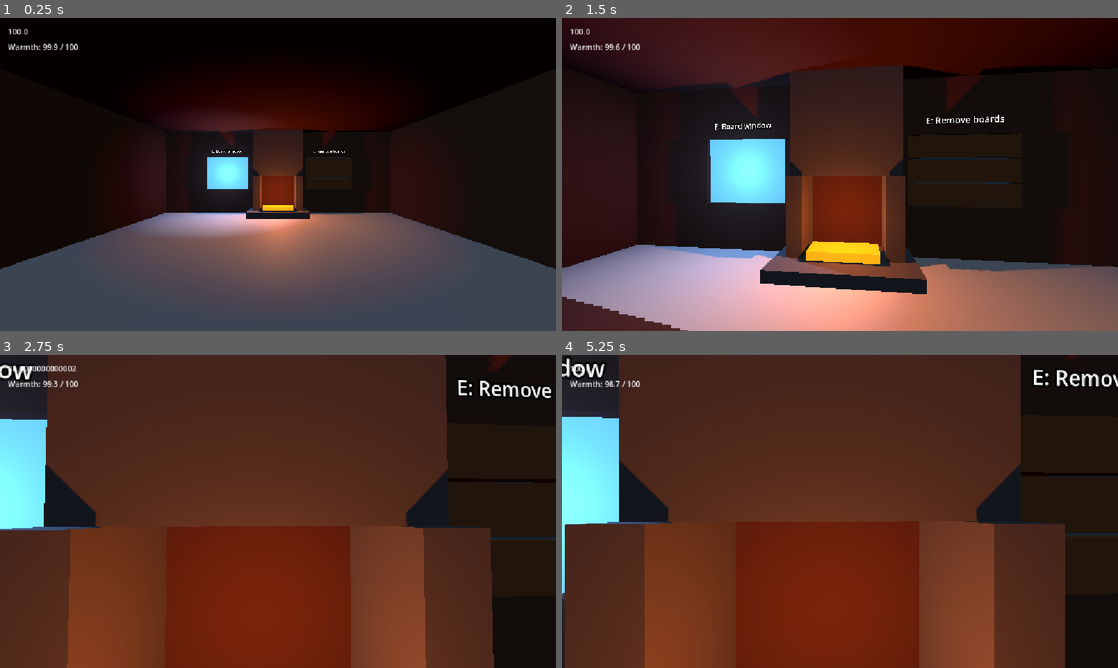
Above: before the commit, frames 1-4 (two rows, left to right).
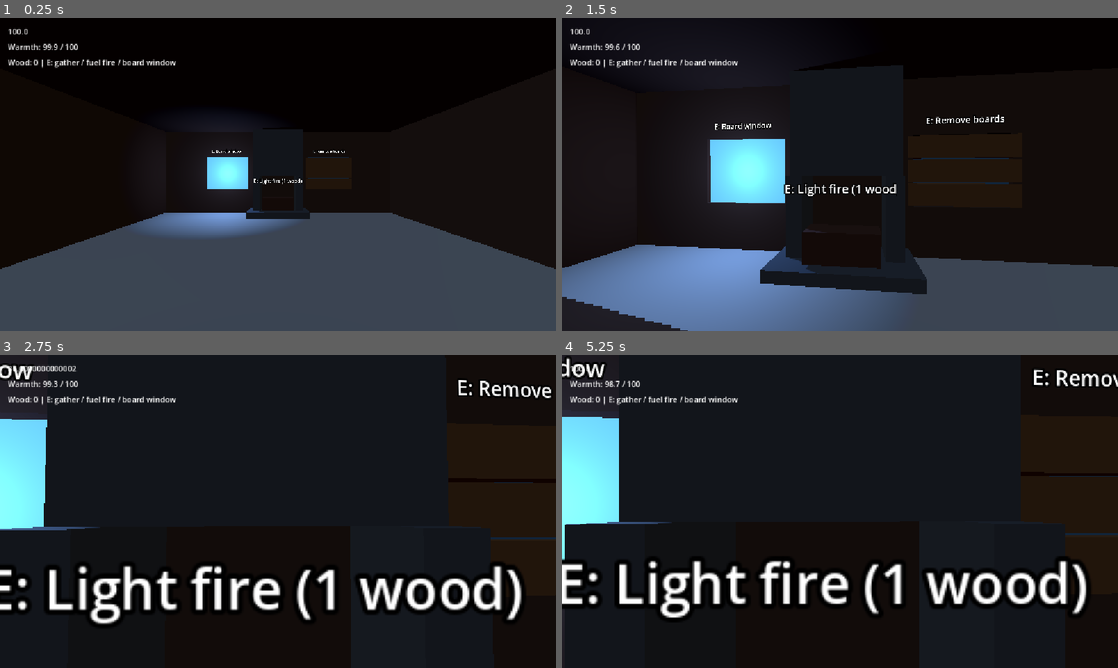
Above: after the commit, the same moments.

Repository: EarthDeparture/brave_and_cold
Game: Godot game, scene res://scenes/main.tscn
The game is run twice, just before and just after one commit, with the same random seed, the same clock (stepped at 60 frames per second) and the same inputs.
Inputs (mouse positions are in pixels of both pictures, inside the frame that each line leads up to):
- Up to frame 1 (0.25 s): no input
- Up to frame 2 (1.5 s): tap Enter at 0.5 s; move the mouse to (867, 174) at 0.52 s; hold E (interact) 0.53-1.28 s; hold W (move_up) from 0.53 s (still down); click (867, 174) at 0.67 s; move the mouse to (812, 174) at 1.27 s; tap E (interact) at 1.35 s; click (812, 174) at 1.42 s
- Up to frame 3 (2.75 s): keep holding W (move_up); move the mouse to (289, 505) at 2.02 s; hold Shift (sprint) from 2.03 s (still down); click (289, 505) at 2.17 s; tap E (interact) at 2.3 s
- Up to frame 4 (5.25 s): keep holding W (move_up); tap Space at 2.75, 5 s; move the mouse to (834, 517) at 2.77 s; release Shift (sprint) at 2.78 s; tap E (interact) at 2.85, 4.55 s; click (834, 517) at 2.92 s; tap Enter at 3.5 s; move the mouse to (878, 514) at 3.52 s; hold E (interact) 3.53-4.28 s; click (878, 514) at 3.67 s; move the mouse to (795, 508) at 4.27 s; tap Shift (sprint) at 4.35 s; click (795, 508) at 4.42 s; move the mouse to (845, 511) at 5.02 s; hold E (interact) from 5.03 s (still down); click (845, 511) at 5.17 s

The runs differ from the first frame. In frame 1, 20% of the frame differs, in the area x 1-79%, y 13-90%; in frame 2, 50%; in frame 3, 78%; in frame 4, 79%, in the area x 0-96%, y 0-100%.

Commit message:
agent(26dd7c38): **Wood gathering + fire mechanic (code)** — interactable tree/deadfall nodes yie

Diff:
--- a/brave-and-cold/scenes/cottage.tscn
+++ b/brave-and-cold/scenes/cottage.tscn
@@ -1,7 +1,9 @@
-[gd_scene load_steps=3 format=3]
+[gd_scene load_steps=4 format=3]
 
 [ext_resource type="Script" path="res://scripts/cottage.gd" id="1"]
 [ext_resource type="PackedScene" path="res://scenes/boardable_window.tscn" id="2"]
+
+[ext_resource type="PackedScene" path="res://scenes/fireplace.tscn" id="3"]
 
 [node name="Cottage" type="Node3D"]
 script = ExtResource("1")
@@ -13,6 +15,9 @@
 [node name="HearthLight" type="OmniLight3D" parent="."]
 position = Vector3(0, 0.9, -3.9)
 light_color = Color(1, 0.4, 0.12, 1)
-light_energy = 2.5
+light_energy = 0.0
 omni_range = 6.0
 shadow_enabled = true
+
+[node name="Fireplace" parent="." instance=ExtResource("3")]
+position = Vector3(0, 0.5, -4.0)
--- /dev/null
+++ b/brave-and-cold/scenes/fireplace.tscn
@@ -0,0 +1,40 @@
+[gd_scene load_steps=7 format=3]
+
+[ext_resource type="Script" path="res://scripts/fireplace.gd" id="1"]
+[sub_resource type="BoxMesh" id="Mesh"]
+size = Vector3(1.2, 0.5, 0.5)
+[sub_resource type="BoxShape3D" id="Shape"]
+size = Vector3(1.2, 0.5, 0.5)
+[sub_resource type="StandardMaterial3D" id="Material"]
+albedo_color = Color(0.25, 0.12, 0.05, 1)
+
+[sub_resource type="SphereMesh" id="FlameMesh"]
+radius = 0.22
+height = 0.7
+[sub_resource type="StandardMaterial3D" id="FlameMaterial"]
+albedo_color = Color(1, 0.3, 0.02, 1)
+emission_enabled = true
+emission = Color(1, 0.2, 0.01, 1)
+emission_energy_multiplier = 3.0
+[node name="Fireplace" type="StaticBody3D"]
+script = ExtResource("1")
+[node name="Mesh" type="MeshInstance3D" parent="."]
+mesh = SubResource("Mesh")
+material_override = SubResource("Material")
+[node name="CollisionShape3D" type="CollisionShape3D" parent="."]
+shape = SubResource("Shape")
+[node name="Prompt" type="Label3D" parent="."]
+position = Vector3(0, 0.9, 0)
+billboard = 1
+font_size = 32
+pixel_size = 0.006
+[node name="Flame" type="MeshInstance3D" parent="."]
+position = Vector3(0, 0.4, 0)
+mesh = SubResource("FlameMesh")
+material_override = SubResource("FlameMaterial")
+[node name="Light" type="OmniLight3D" parent="."]
+position = Vector3(0, 0.7, 0)
+light_color = Color(1, 0.4, 0.12, 1)
+light_energy = 2.5
+omni_range = 6.0
+shadow_enabled = true
--- a/brave-and-cold/scenes/hud.tscn
+++ b/brave-and-cold/scenes/hud.tscn
@@ -18,3 +18,10 @@
 offset_right = 580.0
 offset_bottom = 74.0
 mouse_filter = 2
+
+[node name="WoodLabel" type="Label" parent="."]
+offset_left = 16.0
+offset_top = 80.0
+offset_right = 600.0
+offset_bottom = 106.0
+mouse_filter = 2
--- a/brave-and-cold/scenes/main.tscn
+++ b/brave-and-cold/scenes/main.tscn
@@ -7,6 +7,8 @@
 
 [ext_resource type="PackedScene" path="res://scenes/zombie.tscn" id="4_zombie"]
 [ext_resource type="Script" path="res://scripts/cottage_navigation.gd" id="5_navigation"]
+
+[ext_resource type="PackedScene" path="res://scenes/wood_source.tscn" id="6_wood"]
 
 [sub_resource type="ProceduralSkyMaterial" id="SkyMaterial"]
 
@@ -56,3 +58,9 @@
 
 [node name="Zombie" parent="." instance=ExtResource("4_zombie")]
 position = Vector3(10, 0.1, 9)
+
+[node name="Deadfall" parent="." instance=ExtResource("6_wood")]
+position = Vector3(2, 0.3, 7)
+
+[node name="Deadfall2" parent="." instance=ExtResource("6_wood")]
+position = Vector3(-3, 0.3, 9)
--- /dev/null
+++ b/brave-and-cold/scenes/wood_source.tscn
@@ -0,0 +1,22 @@
+[gd_scene load_steps=5 format=3]
+
+[ext_resource type="Script" path="res://scripts/wood_source.gd" id="1"]
+[sub_resource type="BoxMesh" id="Mesh"]
+size = Vector3(1.8, 0.6, 0.6)
+[sub_resource type="BoxShape3D" id="Shape"]
+size = Vector3(1.8, 0.6, 0.6)
+[sub_resource type="StandardMaterial3D" id="Material"]
+albedo_color = Color(0.3, 0.16, 0.06, 1)
+
+[node name="WoodSource" type="StaticBody3D"]
+script = ExtResource("1")
+[node name="Mesh" type="MeshInstance3D" parent="."]
+mesh = SubResource("Mesh")
+material_override = SubResource("Material")
+[node name="CollisionShape3D" type="CollisionShape3D" parent="."]
+shape = SubResource("Shape")
+[node name="Prompt" type="Label3D" parent="."]
+position = Vector3(0, 0.9, 0)
+billboard = 1
+font_size = 32
+pixel_size = 0.006
--- a/brave-and-cold/scripts/cottage.gd
+++ b/brave-and-cold/scripts/cottage.gd
@@ -10,7 +10,9 @@
 	_box("Roof", Vector3(10.4, 0.3, 10.4), Vector3(0, 3.65, 0), wood)
 	_box("WestWall", Vector3(0.3, 3.6, 10), Vector3(-5, 1.8, 0), wood)
 	_box("EastWall", Vector3(0.3, 3.6, 10), Vector3(5, 1.8, 0), wood)
-	_box("SouthWall", Vector3(10, 3.6, 0.3), Vector3(0, 1.8, 5), wood)
+	for side in [-1, 1]:
+		_box("SouthWall", Vector3(4, 3.6, 0.3), Vector3(side * 3, 1.8, 5), wood)
+	_box("DoorLintel", Vector3(2, 1, 0.3), Vector3(0, 3.1, 5), wood)
 	_box("NorthSill", Vector3(10, 1, 0.3), Vector3(0, 0.5, -5), wood)
 	_box("NorthLintel", Vector3(10, 1.2, 0.3), Vector3(0, 3, -5), wood)
 	_box("NorthCenter", Vector3(2.6, 1.4, 0.3), Vector3(0, 1.7, -5), wood)
@@ -20,7 +22,6 @@
 	_box("Chimney", Vector3(2.0, 2, 0.6), Vector3(0, 2.6, -4.6), stone)
 	for side in [-1, 1]:
 		_box("HearthPillar", Vector3(0.3, 1.4, 0.8), Vector3(side * 0.85, 0.9, -4.5), stone)
-	_box("Embers", Vector3(1.2, 0.15, 0.5), Vector3(0, 0.3, -4.2), Color(1, 0.22, 0.025), true)
 
 
 func contains_point(world_position: Vector3) -> bool:
--- /dev/null
+++ b/brave-and-cold/scripts/fireplace.gd
@@ -0,0 +1,38 @@
+extends StaticBody3D
+
+@export var seconds_per_wood: float = 20.0
+@export var heat_radius: float = 3.0
+@export var warmth_per_second: float = 5.0
+var fuel_remaining: float = 0.0
+
+
+func _ready() -> void:
+	_update_visuals()
+
+
+func interact(player: Node) -> void:
+	if seconds_per_wood > 0.0 and player.consume_wood():
+		fuel_remaining += seconds_per_wood
+		_update_visuals()
+
+
+func _process(delta: float) -> void:
+	advance(delta)
+
+
+func advance(delta: float) -> void:
+	var burn_time := minf(maxf(delta, 0.0), fuel_remaining)
+	if burn_time <= 0.0:
+		return
+	fuel_remaining = maxf(0.0, fuel_remaining - burn_time)
+	for player in get_tree().get_nodes_in_group("players"):
+		if global_position.distance_to(player.global_position) <= maxf(heat_radius, 0.0):
+			Temperature.current_temperature += maxf(warmth_per_second, 0.0) * burn_time
+			break
+	_update_visuals()
+
+
+func _update_visuals() -> void:
+	$Flame.visible = fuel_remaining > 0.0
+	$Light.visible = fuel_remaining > 0.0
+	$Prompt.text = "E: Add wood | %.0fs fuel" % fuel_remaining if fuel_remaining > 0.0 else "E: Light fire (1 wood)"
--- a/brave-and-cold/scripts/hud.gd
+++ b/brave-and-cold/scripts/hud.gd
@@ -5,6 +5,9 @@
 
 
 func _ready() -> void:
+	var player = get_parent().get_node("Player")
+	player.wood_changed.connect(_on_wood_changed)
+	_on_wood_changed(player.wood)
 	Stamina.stamina_changed.connect(_on_stamina_changed)
 	_on_stamina_changed(Stamina.current_stamina, Stamina.max_stamina)
 	Temperature.temperature_changed.connect(_on_temperature_changed)
@@ -19,3 +22,7 @@
 
 func _on_stamina_changed(current: float, _maximum: float) -> void:
 	stamina_label.text = str(current)
+
+
+func _on_wood_changed(amount: int) -> void:
+	$WoodLabel.text = "Wood: %d | E: gather / fuel fire / board window" % amount
--- a/brave-and-cold/scripts/player.gd
+++ b/brave-and-cold/scripts/player.gd
@@ -3,6 +3,10 @@
 @export var move_speed: float = 5.0
 @export var sprint_speed: float = 8.0
 @export var mouse_sensitivity: float = 0.002
+
+signal wood_changed(amount: int)
+
+var wood: int = 0
 
 var footstep_remaining: float = 0.0
 
@@ -11,6 +15,20 @@
 
 func _ready() -> void:
 	Input.mouse_mode = Input.MOUSE_MODE_CAPTURED
+	add_to_group("players")
+
+
+func add_wood(amount: int) -> void:
+	wood += maxi(amount, 0)
+	wood_changed.emit(wood)
+
+
+func consume_wood() -> bool:
+	if wood <= 0:
+		return false
+	wood -= 1
+	wood_changed.emit(wood)
+	return true
 
 
 func _unhandled_input(event: InputEvent) -> void:
@@ -63,5 +81,7 @@
 	var query := PhysicsRayQueryParameters3D.create(start, start - camera.global_basis.z * 3.0)
 	query.exclude = [get_rid()]
 	var hit := get_world_3d().direct_space_state.intersect_ray(query)
-	if not hit.is_empty() and hit.collider.has_method("toggle_boarded"):
+	if not hit.is_empty() and hit.collider.has_method("interact"):
+		hit.collider.interact(self)
+	elif not hit.is_empty() and hit.collider.has_method("toggle_boarded"):
 		hit.collider.toggle_boarded()
--- /dev/null
+++ b/brave-and-cold/scripts/wood_source.gd
@@ -0,0 +1,20 @@
+extends StaticBody3D
+## Finite wood items. Each press gathers one item.
+
+@export var wood_remaining: int = 5
+
+
+func _ready() -> void:
+	_update_prompt()
+
+
+func interact(player: Node) -> void:
+	if wood_remaining <= 0:
+		return
+	wood_remaining -= 1
+	player.add_wood(1)
+	_update_prompt()
+
+
+func _update_prompt() -> void:
+	$Prompt.text = "E: Gather wood (%d)" % wood_remaining if wood_remaining > 0 else "No wood remaining"
--- a/brave-and-cold/tests/test_cottage.gd
+++ b/brave-and-cold/tests/test_cottage.gd
@@ -39,7 +39,7 @@
 	player._interact()
 	_check(not left.boarded, "nearby interaction removes boards")
 	_check(cottage.has_node("Hearth") and cottage.has_node("Roof"), "shelter includes hearth and roof")
-	_check(cottage.get_node("HearthLight").light_energy > 0, "hearth remains lit")
+	_check(cottage.get_node("HearthLight").light_energy == 0, "unfueled hearth starts dark")
 	world.free()
 	print("Cottage tests: %d failures." % failures)
 	quit(0 if failures == 0 else 1)
--- /dev/null
+++ b/brave-and-cold/tests/test_firewood.gd
@@ -0,0 +1,74 @@
+extends SceneTree
+
+var failures := 0
+
+
+func _init() -> void:
+	call_deferred("_run")
+
+
+func _run() -> void:
+	var temperature = root.get_node("Temperature")
+	temperature.set_process(false)
+	var world = load("res://scenes/main.tscn").instantiate()
+	root.add_child(world)
+	var player = world.get_node("Player")
+	player.set_physics_process(false)
+	var source = world.get_node("Deadfall")
+	var fire = world.get_node("Cottage/Fireplace")
+	fire.set_process(false)
+	fire.interact(player)
+	_check(fire.fuel_remaining == 0.0 and not fire.get_node("Flame").visible, "empty inventory cannot light fire")
+	# Exercise the same raycast used by E, including its distance limit.
+	player.position = Vector3(2, 0, 11)
+	player.camera.look_at(source.global_position)
+	await physics_frame
+	await physics_frame
+	player._interact()
+	_check(player.wood == 0, "distant gathering rejected")
+	player.position = Vector3(2, 0, 9)
+	player.camera.look_at(source.global_position)
+	await physics_frame
+	await physics_frame
+	player._interact()
+	_check(player.wood == 1 and source.wood_remaining == 4, "aimed gathering yields wood")
+	for index in range(6):
+		source.interact(player)
+	_check(player.wood == 5 and source.wood_remaining == 0, "source finite and cannot duplicate wood")
+	_check(world.get_node("HUD/WoodLabel").text.begins_with("Wood: 5"), "inventory HUD updates")
+	player.position = Vector3(0, 0, -2)
+	player.camera.look_at(fire.global_position)
+	await physics_frame
+	await physics_frame
+	player._interact()
+	_check(player.wood == 4 and fire.fuel_remaining == 20.0, "aimed fueling consumes one wood")
+	fire.interact(player)
+	_check(player.wood == 3 and fire.fuel_remaining == 40.0, "refueling extends burn")
+	temperature.current_temperature = 0.0
+	fire.advance(2.0)
+	_check(temperature.current_temperature == 10.0 and not temperature.is_frozen, "nearby heat restores warmth and clears freezing")
+	player.position = Vector3(0, 0, 4)
+	fire.advance(2.0)
+	_check(temperature.current_temperature == 10.0 and fire.fuel_remaining == 36.0, "distant player receives no heat while wood burns")
+	player.position = Vector3(0, 0, -2)
+	fire.fuel_remaining = 1.0
+	fire.advance(10.0)
+	_check(temperature.current_temperature == 15.0, "partial final frame heats only for remaining fuel")
+	_check(fire.fuel_remaining == 0.0 and not fire.get_node("Flame").visible and not fire.get_node("Light").visible, "burnout extinguishes visuals")
+	fire.advance(10.0)
+	_check(temperature.current_temperature == 15.0, "extinguished fire provides no heat")
+	fire.interact(player)
+	fire.advance(-1.0)
+	_check(fire.fuel_remaining == 20.0, "negative delta ignored")
+	temperature.current_temperature = 99.0
+	fire.advance(1.0)
+	_check(temperature.current_temperature == 100.0, "heat clamps at maximum warmth")
+	world.free()
+	print("Firewood tests: %d failures." % failures)
+	quit(0 if failures == 0 else 1)
+
+
+func _check(condition: bool, label: String) -> void:
+	if not condition:
+		push_error("FAIL: " + label)
+		failures += 1
Not shown: 1 places in brave-and-cold/scenes/main.tscn that only renumber resources
Not shown, added: brave-and-cold/scripts/fireplace.gd.uid
Not shown, added: brave-and-cold/scripts/wood_source.gd.uid
Not shown, added: brave-and-cold/tests/test_firewood.gd.uid
Not shown, added: brave-and-cold/docs/firewood-review.md
